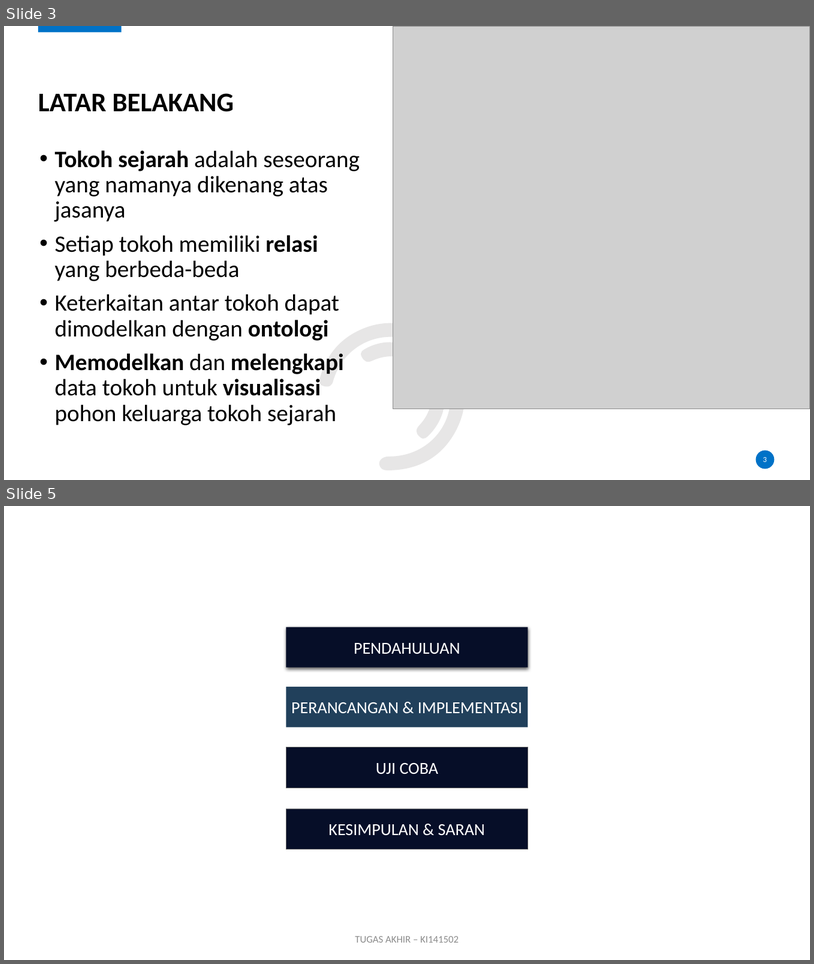
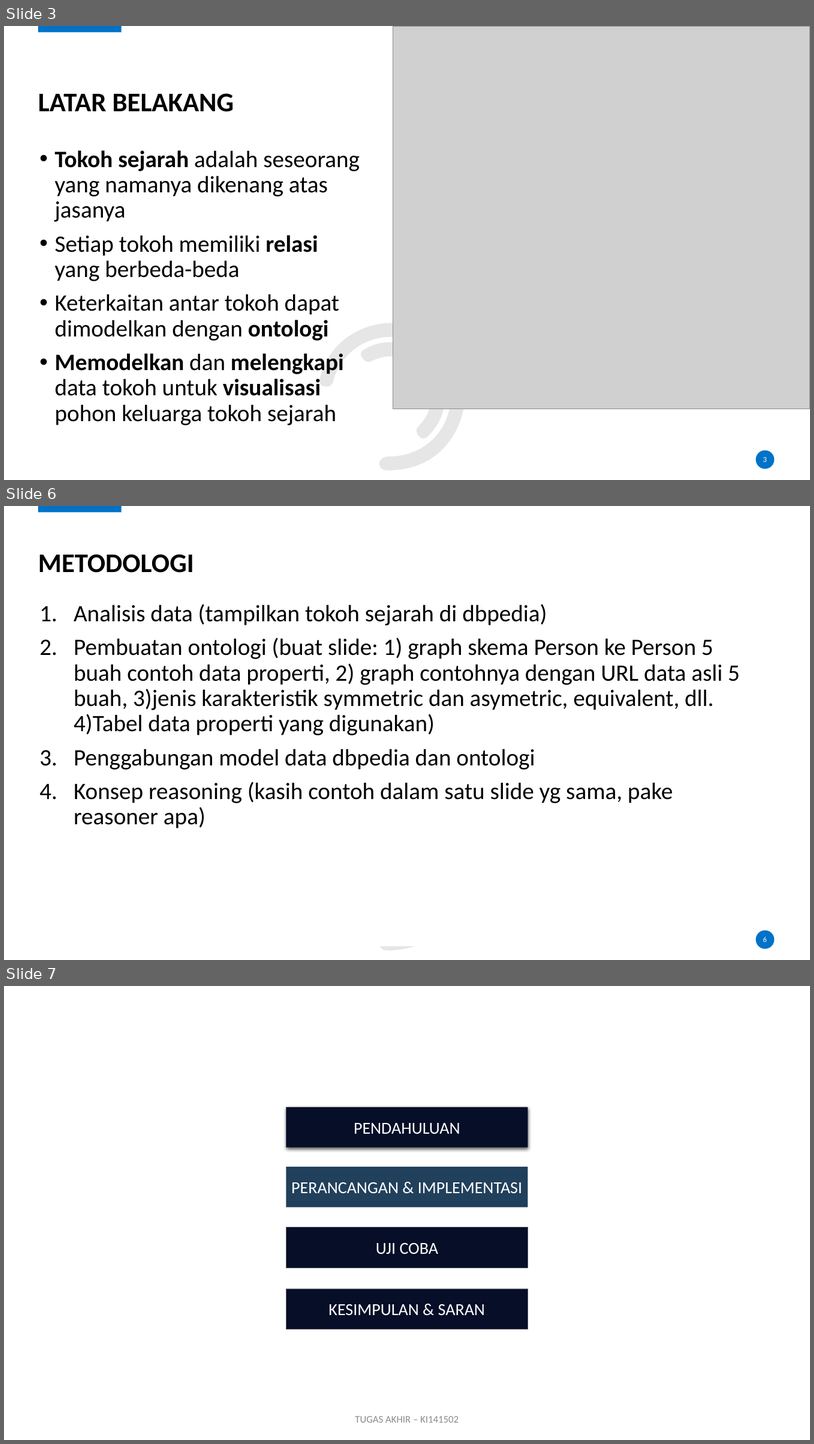
Before and after one commit to karyoutomoo/The-Tree-of-Heroes, a slide deck: 05111540000007-Faiq-Presentasi.pptx. Shown one above the other, each under a label of ours: slides 3 and 5 before the commit, slides 3, 6 and 7 after it; the slides between them are not shown. The pictures are 814x964 and 814x1444 pixels, drawn with LibreOffice and Linux fonts; fonts in the diff are those of the drawing; grey boxes stand for pictures; background and template pictures are left out. Boxes give left, top, right and bottom in pixels: in the first picture for what was removed or moved away, otherwise in the second. Text is boxed around its words. In the diff, an @@ line names an element or a change of style, - is before the commit and + after.

```diff
--- a/05111540000007-Faiq-Presentasi.pptx
+++ b/05111540000007-Faiq-Presentasi.pptx
@@ slide 6 added at bbox=[4, 506, 810, 960], background #FFFFFF; not listed: 3 template elements that a slide beside it also shows @@
@@ title added at bbox=[38, 554, 194, 573], 32 pt, text #000000, bold @@
+METODOLOGI
@@ text added at bbox=[74, 604, 740, 828], 28 pt, text #000000 @@
+1. Analisis data (tampilkan tokoh sejarah di dbpedia)
+2. Pembuatan ontologi (buat slide: 1) graph skema Person ke Person 5 buah contoh data properti, 2) graph contohnya dengan URL data asli 5 buah, 3)jenis karakteristik symmetric dan asymetric, equivalent, dll. 4)Tabel data properti yang digunakan)
+3. Penggabungan model data dbpedia dan ontologi
+4. Konsep reasoning (kasih contoh dalam satu slide yg sama, pake reasoner apa)
@@ rectangle added at bbox=[318, 717, 490, 945], fill #FFFFFF, outline #FFFFFF 1 pt @@
@@ page number added at bbox=[764, 936, 767, 942], 9 pt, text #FFFFFF @@
+6
@@ what was slide 5 is now slide 7 @@
```
Also in this commit, not shown: 4 slides changed, 3 other slides added.
